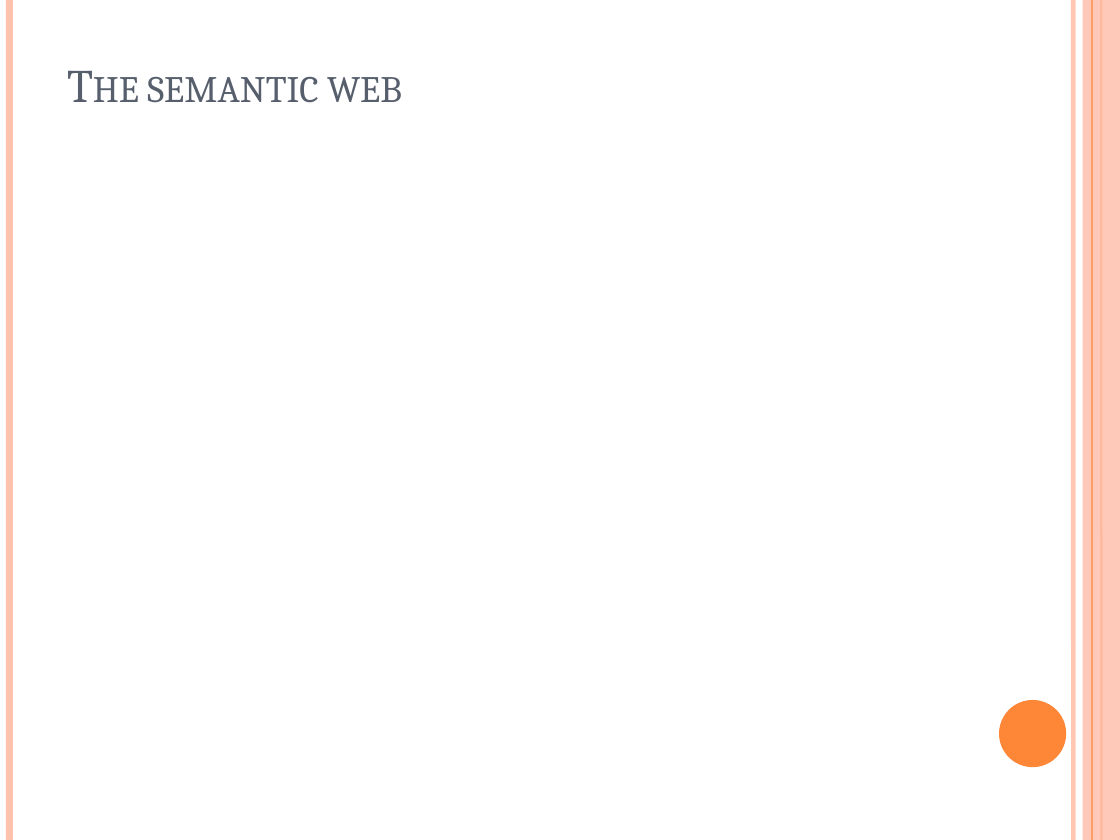
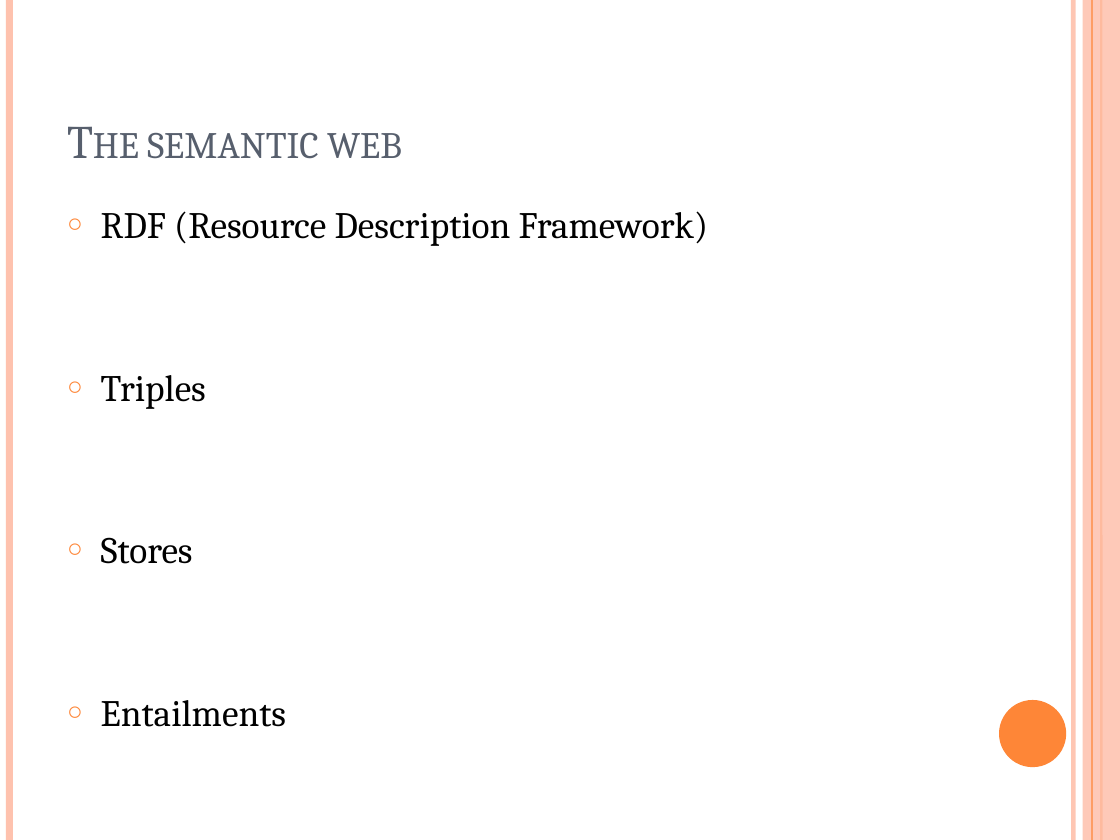
Before and after one commit to wouterbeek/DataHives, a slide deck: slide 3 of report/Bachelor presentation.pptx. Drawn at 1120x840 pixels with LibreOffice and Linux fonts; fonts in the diff are those of the drawing. Boxes give left, top, right and bottom in pixels: in the first picture for what was removed or moved away, otherwise in the second. Text is boxed around its words. In the diff, an @@ line names an element or a change of style, - is before the commit and + after.

```diff
--- a/report/Bachelor presentation.pptx
+++ b/report/Bachelor presentation.pptx
@@ title "The semantic web": place and size @@
-title "The semantic web" at (147,77,402,103)
+title "The semantic web" at (147,133,402,159)
@@ text added at (101,211,709,727), 24 pt, text #000000 @@
+○ RDF (Resource Description Framework)
+○ Triples
+○ Stores
+○ Entailments
```
Also in this commit, not shown: 5 other slides changed, 5 slides added.
